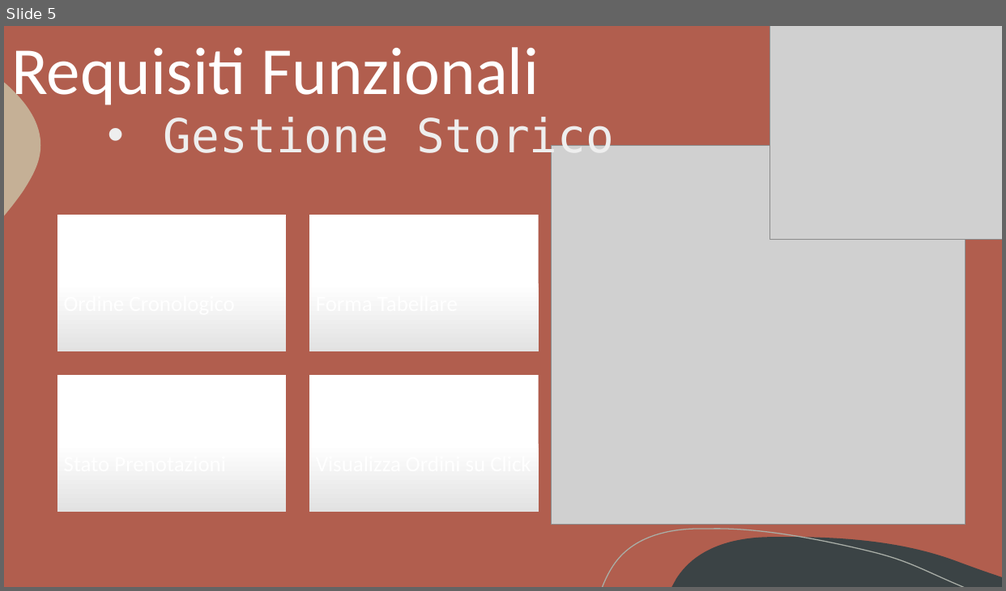
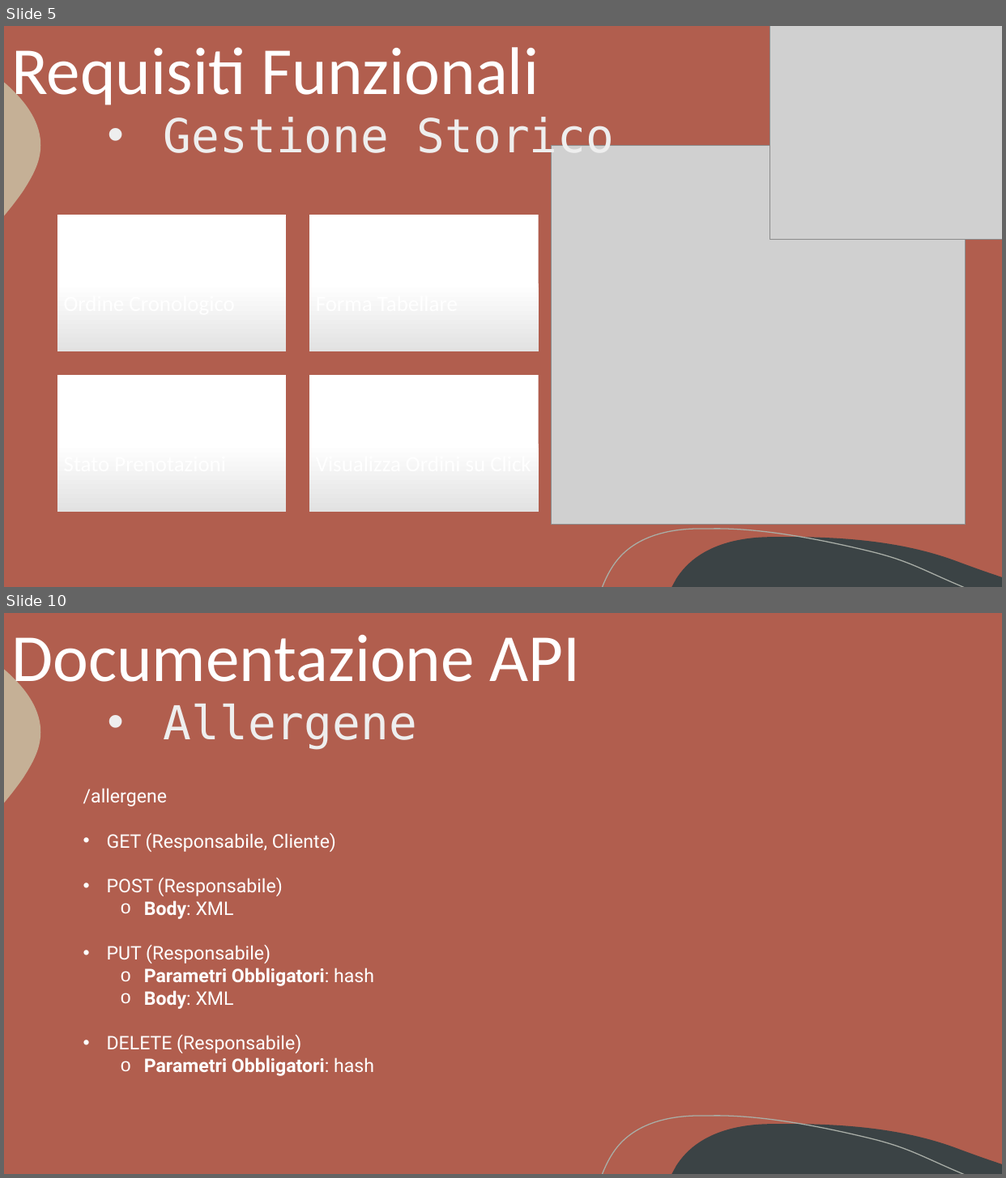
Before and after one commit to Gabriele-P03/Progetto_Ing_Web, a slide deck: appunti/PP/Presentazione.pptx. Shown one above the other, each under a label of ours: slide 5 before the commit, slides 5 and 10 after it; the slides between them are not shown. The pictures are 1006x591 and 1006x1178 pixels, drawn with LibreOffice and Linux fonts; fonts in the diff are those of the drawing; grey boxes stand for pictures. Boxes give left, top, right and bottom in pixels: in the first picture for what was removed or moved away, otherwise in the second. Text is boxed around its words. In the diff, an @@ line names an element or a change of style, - is before the commit and + after.

```diff
--- a/appunti/PP/Presentazione.pptx
+++ b/appunti/PP/Presentazione.pptx
@@ slide 10 added at (4, 613, 1002, 1174), background #B15E4E; not listed: 3 template elements that a slide beside it also shows @@
@@ title added at (11, 635, 581, 697), 64.8 pt, text #FFFFFF @@
+Documentazione API
@@ text added at (164, 704, 417, 749), 45 pt, text #EEEEEE @@
+• Allergene
@@ text added at (83, 788, 374, 1076), 18 pt, text #FFFFFF @@
+/allergene
+• GET (Responsabile, Cliente)
+• POST (Responsabile)
+  o Body: XML
+• PUT (Responsabile)
+  o Parametri Obbligatori: hash
+  o Body: XML
+• DELETE (Responsabile)
+  o Parametri Obbligatori: hash
```
Also in this commit, not shown: 1 slide changed, 13 other slides added, 1 other file.
